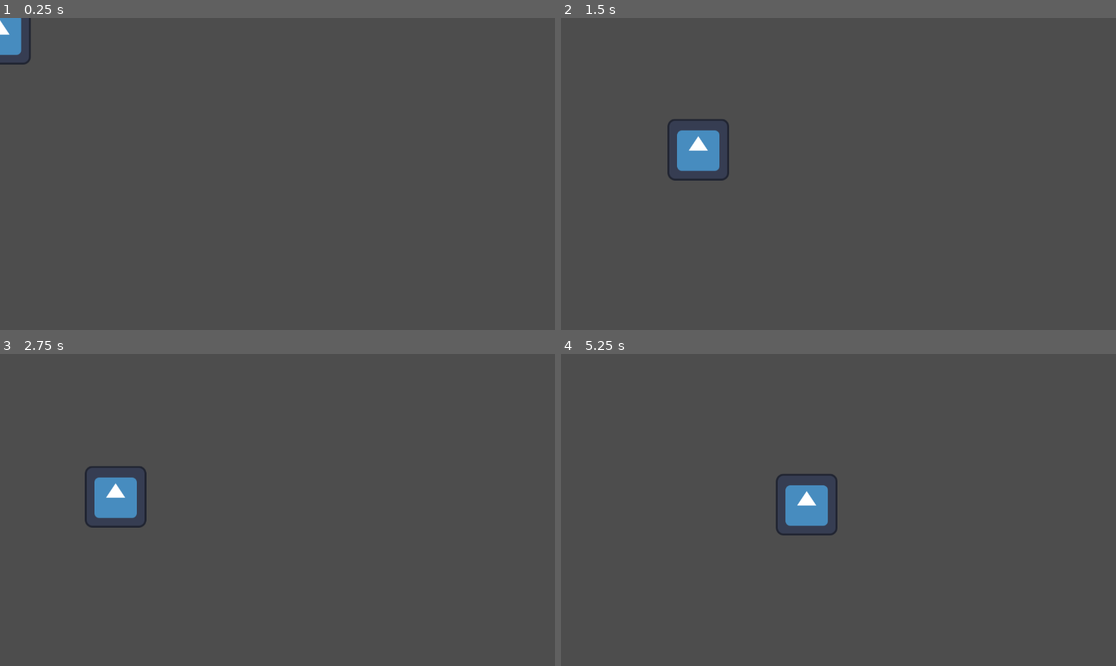
Above: before the commit, frames 1-4 (two rows, left to right).
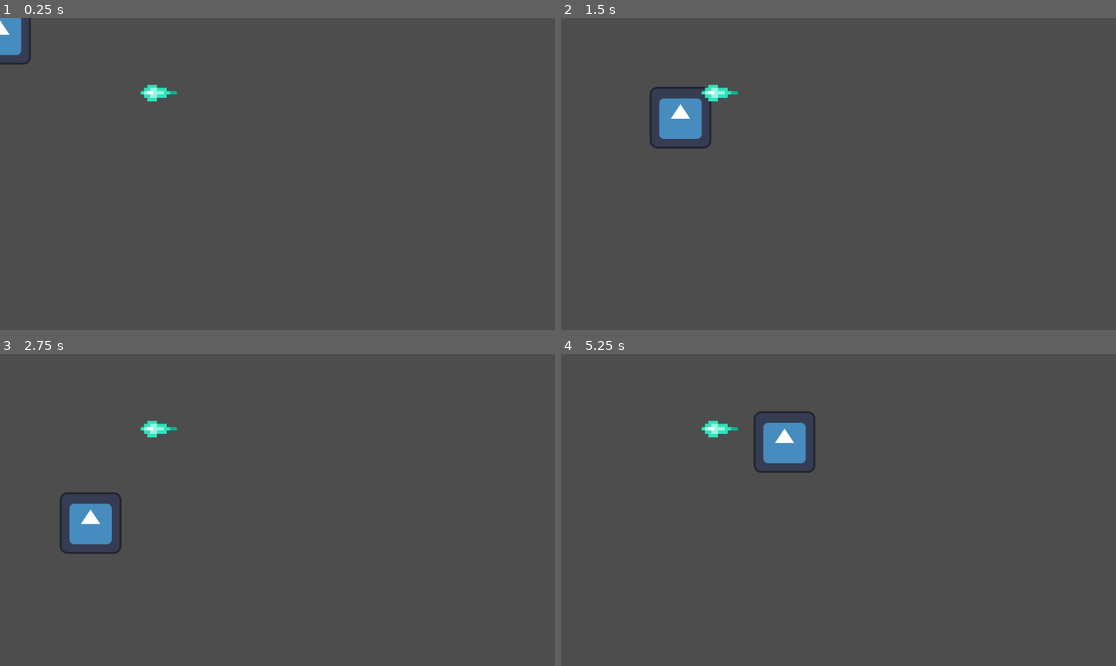
Above: after the commit, the same moments.

Repository: RaymoZou/project-a-week
Game: Godot game, scene res://main.tscn
Same seed, same stepped clock (60 frames per second), same inputs: the game is played once before the commit and once after it. The engine's default icon, where the game draws it, is replaced by a stand-in: a white triangle on a blue panel in a dark square.
Inputs:
- Up to frame 1 (0.25 s): no input
- Up to frame 2 (1.5 s): tap Enter (ui_accept) at 0.5, 0.6, 0.77, 1.07, 1.35 s; hold Right (ui_right) from 0.53 s (still down)
- Up to frame 3 (2.75 s): tap Enter (ui_accept) at 1.52, 1.82, 2.1 s; release Right (ui_right) at 2.03 s; hold Left (ui_left) from 2.03 s (still down)
- Up to frame 4 (5.25 s): release Left (ui_left) at 2.78 s; hold Right (ui_right) 2.78-4.28 s; tap Enter (ui_accept) at 2.85, 3.02, 3.32, 3.6, 3.77, 4.07, 4.35, 4.52, 4.82, 5.1 s; hold Left (ui_left) 4.28-5.03 s; hold Right (ui_right) from 5.03 s (still down)

The runs differ from the first frame. In frame 1, 0.2% of the frame differs, in the area x 0-32%, y 1-27%; in frame 2, 2.4%; in frame 3, 2.4%; in frame 4, 2.8%, in the area x 25-50%, y 18-59%.

Commit message:
add double jump

Diff:
--- /dev/null
+++ b/Week 34 - Shape Dodger/bullet.gd
@@ -0,0 +1,16 @@
+extends AnimatableBody2D
+
+const SPEED = 100
+
+# Called when the node enters the scene tree for the first time.
+func _ready():
+	pass # Replace with function body.
+
+
+# Called every frame. 'delta' is the elapsed time since the previous frame.
+func _process(delta):
+	pass
+
+#func _physics_process(delta):
+	#print("hello")
+	#constant_linear_velocity.x -= SPEED
--- /dev/null
+++ b/Week 34 - Shape Dodger/bullet.tscn
@@ -0,0 +1,15 @@
+[gd_scene load_steps=3 format=3 uid="uid://c5vlt1d24og1d"]
+
+[ext_resource type="Texture2D" uid="uid://hcykxf2waav1" path="res://bullet.png" id="1_iyl6p"]
+
+[sub_resource type="RectangleShape2D" id="RectangleShape2D_dhy7e"]
+
+[node name="Bullet" type="AnimatableBody2D"]
+position = Vector2(326, 159)
+scale = Vector2(6.8, 6.8)
+
+[node name="CollisionShape2D" type="CollisionShape2D" parent="."]
+shape = SubResource("RectangleShape2D_dhy7e")
+
+[node name="Sprite2D" type="Sprite2D" parent="."]
+texture = ExtResource("1_iyl6p")
--- a/Week 34 - Shape Dodger/main.tscn
+++ b/Week 34 - Shape Dodger/main.tscn
@@ -1,6 +1,8 @@
-[gd_scene load_steps=3 format=3 uid="uid://drsu0nfih278m"]
+[gd_scene load_steps=5 format=3 uid="uid://drsu0nfih278m"]
 
 [ext_resource type="PackedScene" uid="uid://ci2ymra4ki2ji" path="res://player.tscn" id="1_ohmve"]
+[ext_resource type="PackedScene" uid="uid://c5vlt1d24og1d" path="res://bullet.tscn" id="2_10pqy"]
+[ext_resource type="Script" path="res://bullet.gd" id="3_l0ruy"]
 
 [sub_resource type="WorldBoundaryShape2D" id="WorldBoundaryShape2D_dtc5w"]
 
@@ -14,3 +16,6 @@
 position = Vector2(585, 364)
 scale = Vector2(8.32, 1)
 shape = SubResource("WorldBoundaryShape2D_dtc5w")
+
+[node name="Bullet" parent="." instance=ExtResource("2_10pqy")]
+script = ExtResource("3_l0ruy")
--- a/Week 34 - Shape Dodger/player.gd
+++ b/Week 34 - Shape Dodger/player.gd
@@ -1,12 +1,14 @@
 extends CharacterBody2D
-
 
 const SPEED = 300.0
 const JUMP_VELOCITY = -400.0
+@export var num_jumps: int = 0
 
 # Get the gravity from the project settings to be synced with RigidBody nodes.
 var gravity = ProjectSettings.get_setting("physics/2d/default_gravity")
 
+func _init():
+		print("hello world")
 
 func _physics_process(delta):
 	# Add the gravity.
@@ -14,8 +16,12 @@
 		velocity.y += gravity * delta
 
 	# Handle jump.
-	if Input.is_action_just_pressed("ui_accept") and is_on_floor():
+	if Input.is_action_just_pressed("ui_accept") and num_jumps < 1:
 		velocity.y = JUMP_VELOCITY
+		num_jumps += 1
+
+	if is_on_floor():
+		num_jumps = 0
 
 	# Get the input direction and handle the movement/deceleration.
 	# As good practice, you should replace UI actions with custom gameplay actions.
--- a/Week 34 - Shape Dodger/project.godot
+++ b/Week 34 - Shape Dodger/project.godot
@@ -14,3 +14,7 @@
 run/main_scene="res://main.tscn"
 config/features=PackedStringArray("4.2", "Forward Plus")
 config/icon="res://icon.svg"
+
+[rendering]
+
+textures/canvas_textures/default_texture_filter=0
Binary file added: Week 34 - Shape Dodger/bullet.png
Not shown, added: Week 34 - Shape Dodger/bullet.png.import
